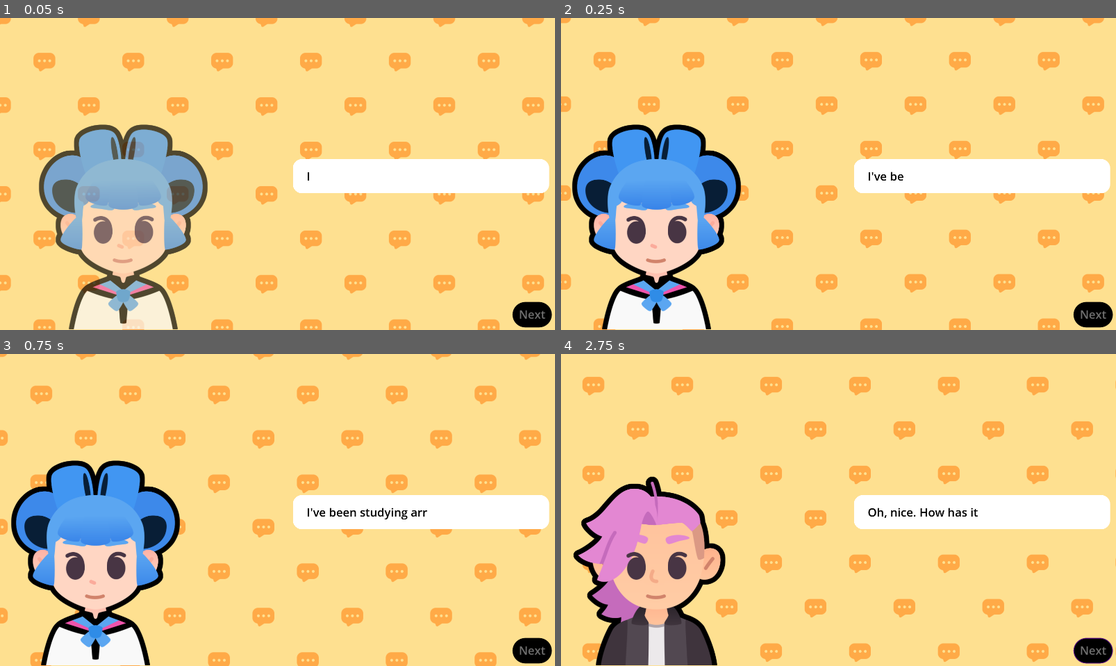
Above: before the commit, frames 1-4 (two rows, left to right).
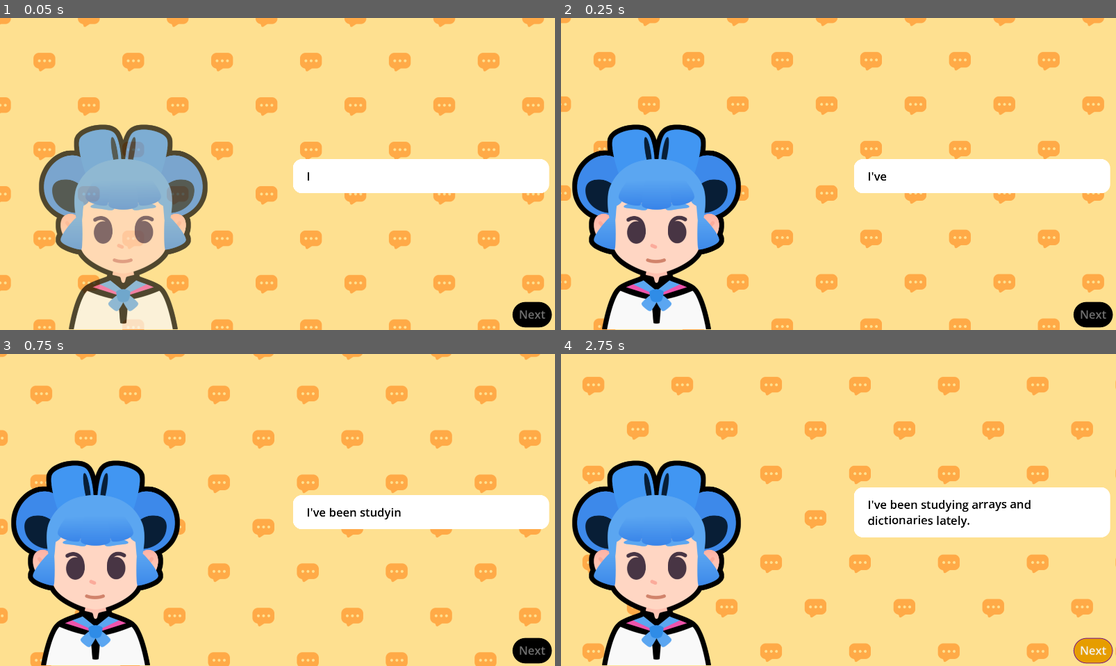
Above: after the commit, the same moments.

Repository: yangying-liu/2D-GameDev-Course-12-
Game: Godot game, scene res://lessons/dialogue.tscn
The game is run twice, just before and just after one commit, with the same random seed, the same clock (stepped at 60 frames per second) and the same inputs. Sound files missing from this copy of the repository are replaced by a short silence.
Inputs (mouse positions are in pixels of both pictures, inside the frame that each line leads up to):
- Up to frame 1 (0.05 s): no input
- Up to frame 2 (0.25 s): no input
- Up to frame 3 (0.75 s): tap Enter at 0.5 s; move the mouse to (399, 494) at 0.52 s; hold D (move_right) from 0.53 s (still down); tap Z at 0.6 s; click (399, 494) at 0.67 s
- Up to frame 4 (2.75 s): tap Space at 0.77, 1.52 s; move the mouse to (727, 525) at 1.27 s; release D (move_right) at 1.28 s; hold S (move_down) 1.28-2 s; tap Z at 1.35 s; click (1093, 650) at 2 s, where only the run before the commit has a clickable "Next"

Frame 1 is identical in both runs. In frame 2, less than 0.1% of the frame differs, in the area x 59-62%, y 49-53%; in frame 3, less than 0.1%; in frame 4, 18%, in the area x 2-100%, y 34-100%.

Commit message:
L14 completed

Diff:
--- a/learn-2d-gamedev-godot-4-0.13.0-macos/M07.telling_a_story_workbook/lessons/dialogue.gd
+++ b/learn-2d-gamedev-godot-4-0.13.0-macos/M07.telling_a_story_workbook/lessons/dialogue.gd
@@ -27,7 +27,7 @@
 var dialogue_items: Array[Dictionary] = [
 	{
 		"expression": expressions["regular"],
-		"text": "I've been studying arrays and dictionaries lately.",
+		"text": "I've been studying [wave]arrays and dictionaries[/wave] lately.",
 		"character": bodies["sophia"],
 	},
 	{
@@ -37,7 +37,7 @@
 	},
 	{
 		"expression": expressions["sad"],
-		"text": "Well... it's a little complicated!",
+		"text": "Well... it's a little [shake]complicated[/shake]!",
 		"character": bodies["sophia"],
 	},
 	{
@@ -62,7 +62,7 @@
 	},
 	{
 		"expression": expressions["happy"],
-		"text": "Thanks for the encouragement. Time to LEARN!!!",
+		"text": "Thanks for the encouragement. Time to [tornado freq=3.0][rainbow val=1.0]LEARN!!![/rainbow][/tornado]",
 		"character": bodies["sophia"],
 	},
 ]
--- a/learn-2d-gamedev-godot-4-0.13.0-macos/M07.telling_a_story_workbook/lessons/dialogue.tscn
+++ b/learn-2d-gamedev-godot-4-0.13.0-macos/M07.telling_a_story_workbook/lessons/dialogue.tscn
@@ -84,7 +84,9 @@
 offset_bottom = -477.0
 grow_horizontal = 2
 grow_vertical = 2
-text = "Hello World!"
+bbcode_enabled = true
+text = "[i]hello[/i] [b]world[/b]
+"
 fit_content = true
 
 [node name="NextButton" type="Button" parent="."]
